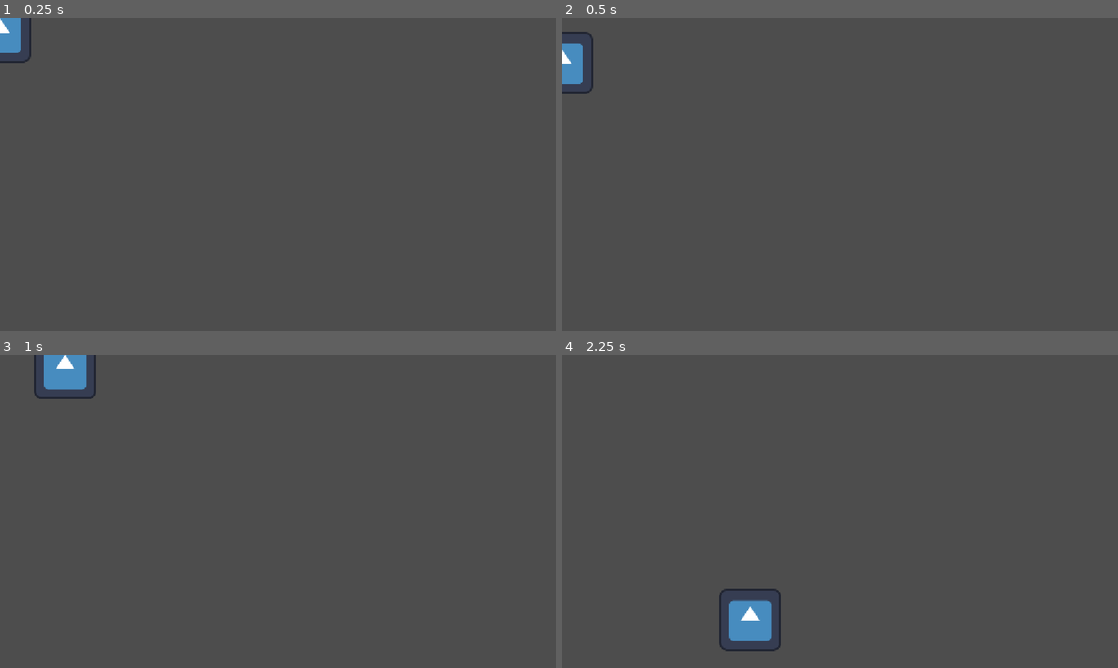
Above: before the commit, frames 1-4 (two rows, left to right).
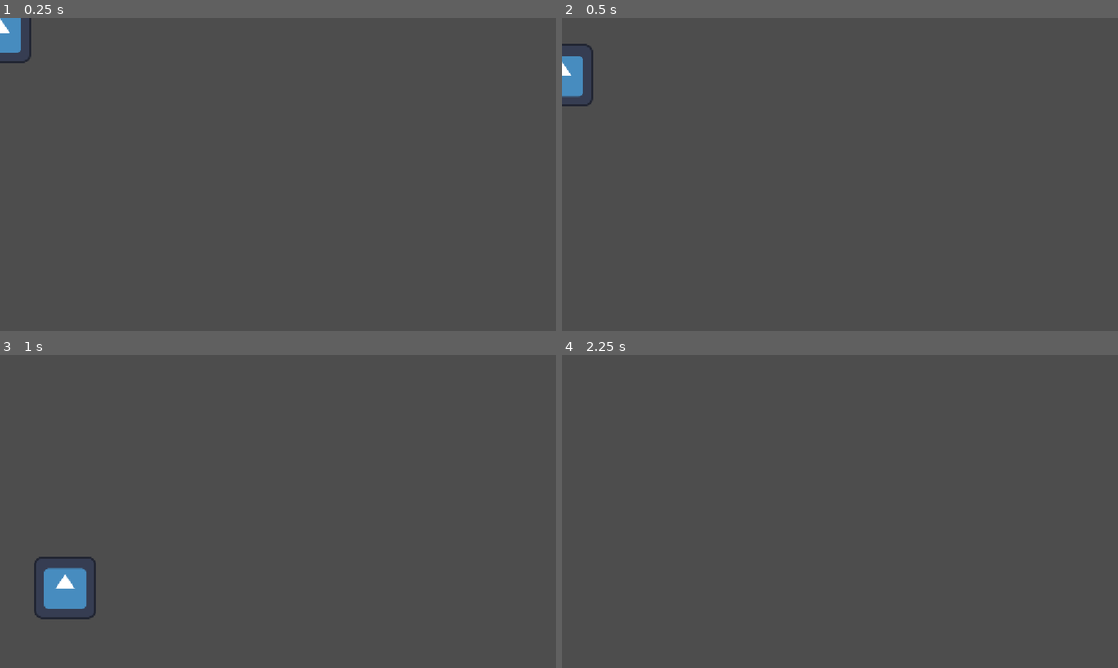
Above: after the commit, the same moments.

Repository: Ollieblock1/WHACK2026
Game: Godot game, scene res://scenes/player/player.tscn
Same seed, same stepped clock (60 frames per second), same inputs: the game is played once before the commit and once after it. The project has no main scene, so this scene is started directly. The engine's default icon, where the game draws it, is replaced by a stand-in: a white triangle on a blue panel in a dark square.
Inputs:
- Up to frame 1 (0.25 s): no input
- Up to frame 2 (0.5 s): no input
- Up to frame 3 (1 s): hold Right (moveRight) from 0.53 s (still down); tap Space (moveJump) at 0.77 s
- Up to frame 4 (2.25 s): tap Space (moveJump) at 1.52 s; release Right (moveRight) at 2.03 s; hold A (moveLeft) from 2.03 s (still down)

Frame 1 is identical in both runs. In frame 2, 0.5% of the frame differs, in the area x 0-6%, y 4-29%; in frame 3, 2.3%, in the area x 6-18%, y 0-85%; in frame 4, 1.3%.

Commit message:
player movement

Diff:
--- a/project.godot
+++ b/project.godot
@@ -41,6 +41,12 @@
 ]
 }
 
+[layer_names]
+
+2d_physics/layer_1="physical"
+2d_physics/layer_2="experimentCheck"
+2d_physics/layer_3="interactCheck"
+
 [physics]
 
 3d/physics_engine="Jolt Physics"
--- a/scenes/player/player.tscn
+++ b/scenes/player/player.tscn
@@ -8,9 +8,6 @@
 
 [sub_resource type="CircleShape2D" id="CircleShape2D_3bixf"]
 radius = 396.61063
-
-[sub_resource type="RectangleShape2D" id="RectangleShape2D_1phas"]
-size = Vector2(451, 20)
 
 [node name="Player" type="Node2D" unique_id=873710702]
 
@@ -29,9 +26,3 @@
 
 [node name="CollisionShape2D" type="CollisionShape2D" parent="CharacterBody2D/interactionSphere" unique_id=419234317]
 shape = SubResource("CircleShape2D_3bixf")
-
-[node name="ground" type="StaticBody2D" parent="." unique_id=857337393]
-
-[node name="CollisionShape2D" type="CollisionShape2D" parent="ground" unique_id=1824121703]
-position = Vector2(1, 167)
-shape = SubResource("RectangleShape2D_1phas")
